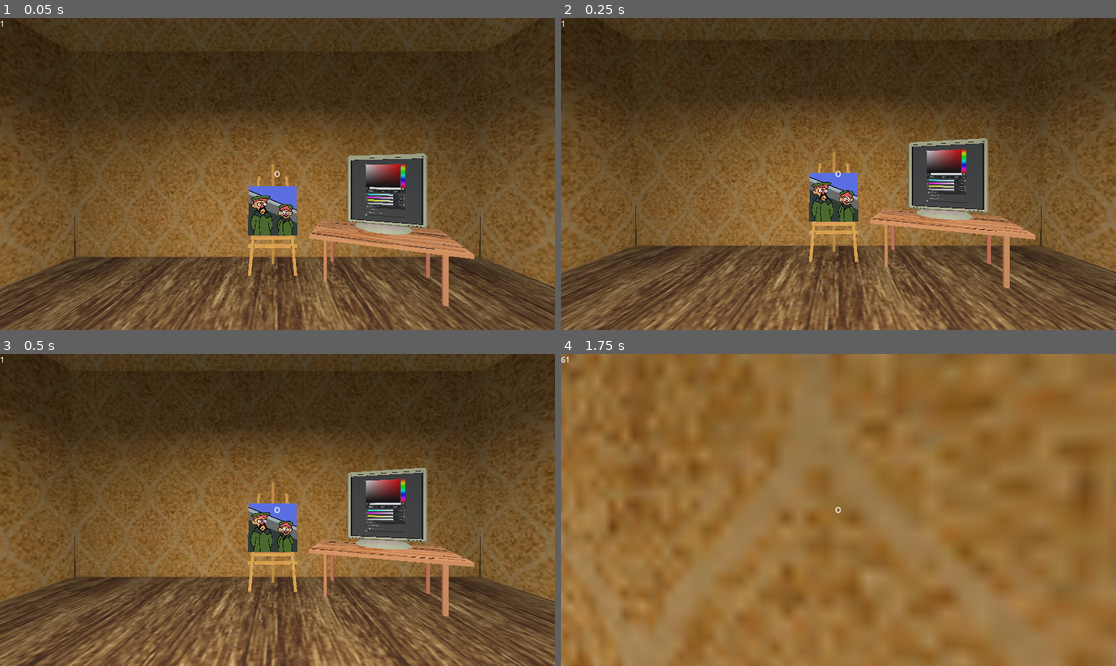
Above: before the commit, frames 1-4 (two rows, left to right).
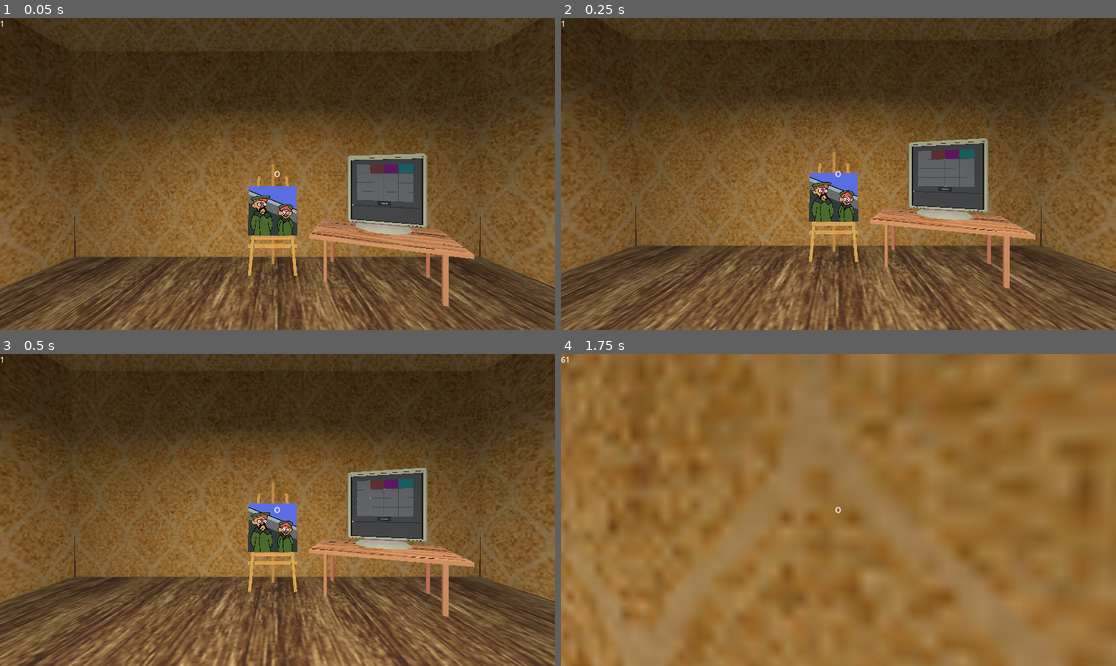
Above: after the commit, the same moments.

Repository: PedroSteinmacherEngelhardt/harder-paint
Game: Godot game, scene res://demo.tscn
The game is run twice, just before and just after one commit, with the same random seed, the same clock (stepped at 60 frames per second) and the same inputs. The engine's default icon, where the game draws it, is replaced by a stand-in: a white triangle on a blue panel in a dark square.
Inputs (mouse positions are in pixels of both pictures, inside the frame that each line leads up to):
- Up to frame 1 (0.05 s): no input
- Up to frame 2 (0.25 s): no input
- Up to frame 3 (0.5 s): no input
- Up to frame 4 (1.75 s): tap Enter (ui_accept) at 0.5, 0.77, 1.52 s; move the mouse to (866, 510) at 0.52 s; press the mouse at (866, 510) at 0.53 s; hold W (up) from 0.53 s (still down); move the mouse to (810, 510) at 1.27 s; release the mouse at (810, 510) at 1.28 s; click (810, 510) at 1.35 s

The runs differ from the first frame. In frame 1, 1.2% of the frame differs, in the area x 63-75%, y 46-64%; in frame 2, 1.2%; in frame 3, 1.2%, in the area x 63-75%, y 39-57%; in frame 4, nothing differs.

Commit message:
Color Picker está color pickado

Diff:
--- /dev/null
+++ b/color_button/color_button.gd
@@ -0,0 +1,8 @@
+extends ColorRect
+
+
+signal pega_a_cor_ai(cor : Color)
+
+
+func _on_button_pressed() -> void:
+	pega_a_cor_ai.emit(color)
--- /dev/null
+++ b/color_button/color_button.tscn
@@ -0,0 +1,17 @@
+[gd_scene load_steps=2 format=3 uid="uid://bbmfgvca5s1ii"]
+
+[ext_resource type="Script" path="res://color_button/color_button.gd" id="1_1ripx"]
+
+[node name="ColorButton" type="ColorRect"]
+custom_minimum_size = Vector2(100, 100)
+mouse_filter = 2
+script = ExtResource("1_1ripx")
+
+[node name="Button" type="Button" parent="."]
+custom_minimum_size = Vector2(100, 100)
+layout_mode = 2
+offset_right = 100.0
+offset_bottom = 100.0
+metadata/_edit_group_ = true
+
+[connection signal="pressed" from="Button" to="." method="_on_button_pressed"]
--- a/demo.tscn
+++ b/demo.tscn
@@ -182,9 +182,10 @@
 [node name="colorSelector" type="StaticBody3D" parent="."]
 transform = Transform3D(0.924026, 0, -0.382329, 0, 1, 0, 0.382329, 0, 0.924026, 2.08006, 1.72909, -3.93725)
 script = ExtResource("3_l2vn1")
+metadata/_edit_group_ = true
+metadata/_edit_lock_ = true
 
 [node name="MeshInstance3D" type="MeshInstance3D" parent="colorSelector"]
-transform = Transform3D(1, 0, 0, 0, 1, 0, 0, 0, 1, 0, 0, 0)
 material_override = SubResource("StandardMaterial3D_pthxh")
 mesh = SubResource("QuadMesh_vo7jk")
 skeleton = NodePath("../..")
--- /dev/null
+++ b/inteface.gd
@@ -0,0 +1,5 @@
+extends Control
+
+
+func _on_color_button_pega_a_cor_ai(cor: Color) -> void:
+	Painter.color = cor
--- a/inteface.tscn
+++ b/inteface.tscn
@@ -1,4 +1,7 @@
-[gd_scene format=3 uid="uid://cokhyq5mn05g6"]
+[gd_scene load_steps=3 format=3 uid="uid://cokhyq5mn05g6"]
+
+[ext_resource type="Script" path="res://inteface.gd" id="1_ukf33"]
+[ext_resource type="PackedScene" uid="uid://bbmfgvca5s1ii" path="res://color_button/color_button.tscn" id="2_oaqxs"]
 
 [node name="Control" type="Control"]
 layout_mode = 3
@@ -9,32 +12,107 @@
 grow_vertical = 2
 size_flags_horizontal = 3
 size_flags_vertical = 3
+script = ExtResource("1_ukf33")
 
-[node name="CenterContainer" type="CenterContainer" parent="."]
-layout_mode = 1
-anchors_preset = 8
-anchor_left = 0.5
-anchor_top = 0.5
-anchor_right = 0.5
-anchor_bottom = 0.5
-grow_horizontal = 2
-grow_vertical = 2
+[node name="VBoxContainer" type="VBoxContainer" parent="."]
+layout_mode = 2
+offset_top = 56.0
+offset_right = 500.0
+offset_bottom = 542.0
 
-[node name="VScrollBar" type="VScrollBar" parent="CenterContainer"]
+[node name="HBoxContainer" type="HBoxContainer" parent="VBoxContainer"]
+layout_mode = 2
+alignment = 1
+
+[node name="ColorButton" parent="VBoxContainer/HBoxContainer" instance=ExtResource("2_oaqxs")]
 layout_mode = 2
 
-[node name="VBoxContainer" type="VBoxContainer" parent="CenterContainer/VScrollBar"]
+[node name="ColorButton2" parent="VBoxContainer/HBoxContainer" instance=ExtResource("2_oaqxs")]
 layout_mode = 2
-offset_left = -145.0
-offset_top = -294.0
-offset_right = 153.0
-offset_bottom = 302.0
+color = Color(1, 0.372549, 0.372549, 1)
 
-[node name="ColorPicker" type="ColorPicker" parent="CenterContainer/VScrollBar/VBoxContainer"]
+[node name="ColorButton3" parent="VBoxContainer/HBoxContainer" instance=ExtResource("2_oaqxs")]
+layout_mode = 2
+color = Color(1, 0, 1, 1)
+
+[node name="ColorButton4" parent="VBoxContainer/HBoxContainer" instance=ExtResource("2_oaqxs")]
+layout_mode = 2
+color = Color(0, 1, 1, 1)
+
+[node name="HBoxContainer2" type="HBoxContainer" parent="VBoxContainer"]
+layout_mode = 2
+alignment = 1
+
+[node name="ColorButton" parent="VBoxContainer/HBoxContainer2" instance=ExtResource("2_oaqxs")]
 layout_mode = 2
 
-[node name="HSlider" type="HSlider" parent="CenterContainer/VScrollBar/VBoxContainer"]
+[node name="ColorButton2" parent="VBoxContainer/HBoxContainer2" instance=ExtResource("2_oaqxs")]
+layout_mode = 2
+
+[node name="ColorButton3" parent="VBoxContainer/HBoxContainer2" instance=ExtResource("2_oaqxs")]
+layout_mode = 2
+
+[node name="ColorButton4" parent="VBoxContainer/HBoxContainer2" instance=ExtResource("2_oaqxs")]
+layout_mode = 2
+
+[node name="HBoxContainer3" type="HBoxContainer" parent="VBoxContainer"]
+layout_mode = 2
+alignment = 1
+
+[node name="ColorButton" parent="VBoxContainer/HBoxContainer3" instance=ExtResource("2_oaqxs")]
+layout_mode = 2
+
+[node name="ColorButton2" parent="VBoxContainer/HBoxContainer3" instance=ExtResource("2_oaqxs")]
+layout_mode = 2
+
+[node name="ColorButton3" parent="VBoxContainer/HBoxContainer3" instance=ExtResource("2_oaqxs")]
+layout_mode = 2
+
+[node name="ColorButton4" parent="VBoxContainer/HBoxContainer3" instance=ExtResource("2_oaqxs")]
+layout_mode = 2
+
+[node name="HBoxContainer4" type="HBoxContainer" parent="VBoxContainer"]
+layout_mode = 2
+alignment = 1
+
+[node name="ColorButton" parent="VBoxContainer/HBoxContainer4" instance=ExtResource("2_oaqxs")]
+layout_mode = 2
+
+[node name="ColorButton2" parent="VBoxContainer/HBoxContainer4" instance=ExtResource("2_oaqxs")]
+layout_mode = 2
+
+[node name="ColorButton3" parent="VBoxContainer/HBoxContainer4" instance=ExtResource("2_oaqxs")]
+layout_mode = 2
+
+[node name="ColorButton4" parent="VBoxContainer/HBoxContainer4" instance=ExtResource("2_oaqxs")]
+layout_mode = 2
+
+[node name="Button" type="Button" parent="VBoxContainer"]
+custom_minimum_size = Vector2(100, 50)
+layout_mode = 2
+size_flags_horizontal = 4
+size_flags_vertical = 4
+text = "Submit"
+
+[node name="HSlider" type="HSlider" parent="VBoxContainer"]
 layout_mode = 2
 min_value = 1.0
 max_value = 20.0
 value = 1.0
+
+[connection signal="pega_a_cor_ai" from="VBoxContainer/HBoxContainer/ColorButton" to="." method="_on_color_button_pega_a_cor_ai"]
+[connection signal="pega_a_cor_ai" from="VBoxContainer/HBoxContainer/ColorButton2" to="." method="_on_color_button_pega_a_cor_ai"]
+[connection signal="pega_a_cor_ai" from="VBoxContainer/HBoxContainer/ColorButton3" to="." method="_on_color_button_pega_a_cor_ai"]
+[connection signal="pega_a_cor_ai" from="VBoxContainer/HBoxContainer/ColorButton4" to="." method="_on_color_button_pega_a_cor_ai"]
+[connection signal="pega_a_cor_ai" from="VBoxContainer/HBoxContainer2/ColorButton" to="." method="_on_color_button_pega_a_cor_ai"]
+[connection signal="pega_a_cor_ai" from="VBoxContainer/HBoxContainer2/ColorButton2" to="." method="_on_color_button_pega_a_cor_ai"]
+[connection signal="pega_a_cor_ai" from="VBoxContainer/HBoxContainer2/ColorButton3" to="." method="_on_color_button_pega_a_cor_ai"]
+[connection signal="pega_a_cor_ai" from="VBoxContainer/HBoxContainer2/ColorButton4" to="." method="_on_color_button_pega_a_cor_ai"]
+[connection signal="pega_a_cor_ai" from="VBoxContainer/HBoxContainer3/ColorButton" to="." method="_on_color_button_pega_a_cor_ai"]
+[connection signal="pega_a_cor_ai" from="VBoxContainer/HBoxContainer3/ColorButton2" to="." method="_on_color_button_pega_a_cor_ai"]
+[connection signal="pega_a_cor_ai" from="VBoxContainer/HBoxContainer3/ColorButton3" to="." method="_on_color_button_pega_a_cor_ai"]
+[connection signal="pega_a_cor_ai" from="VBoxContainer/HBoxContainer3/ColorButton4" to="." method="_on_color_button_pega_a_cor_ai"]
+[connection signal="pega_a_cor_ai" from="VBoxContainer/HBoxContainer4/ColorButton" to="." method="_on_color_button_pega_a_cor_ai"]
+[connection signal="pega_a_cor_ai" from="VBoxContainer/HBoxContainer4/ColorButton2" to="." method="_on_color_button_pega_a_cor_ai"]
+[connection signal="pega_a_cor_ai" from="VBoxContainer/HBoxContainer4/ColorButton3" to="." method="_on_color_button_pega_a_cor_ai"]
+[connection signal="pega_a_cor_ai" from="VBoxContainer/HBoxContainer4/ColorButton4" to="." method="_on_color_button_pega_a_cor_ai"]
